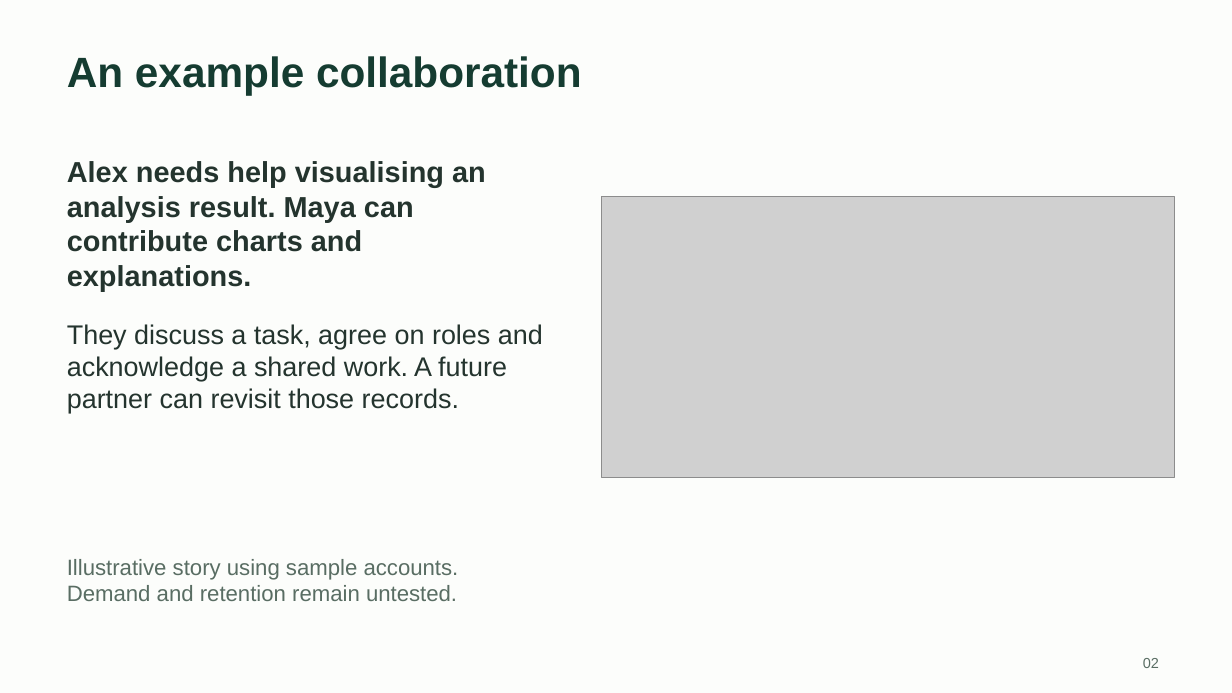
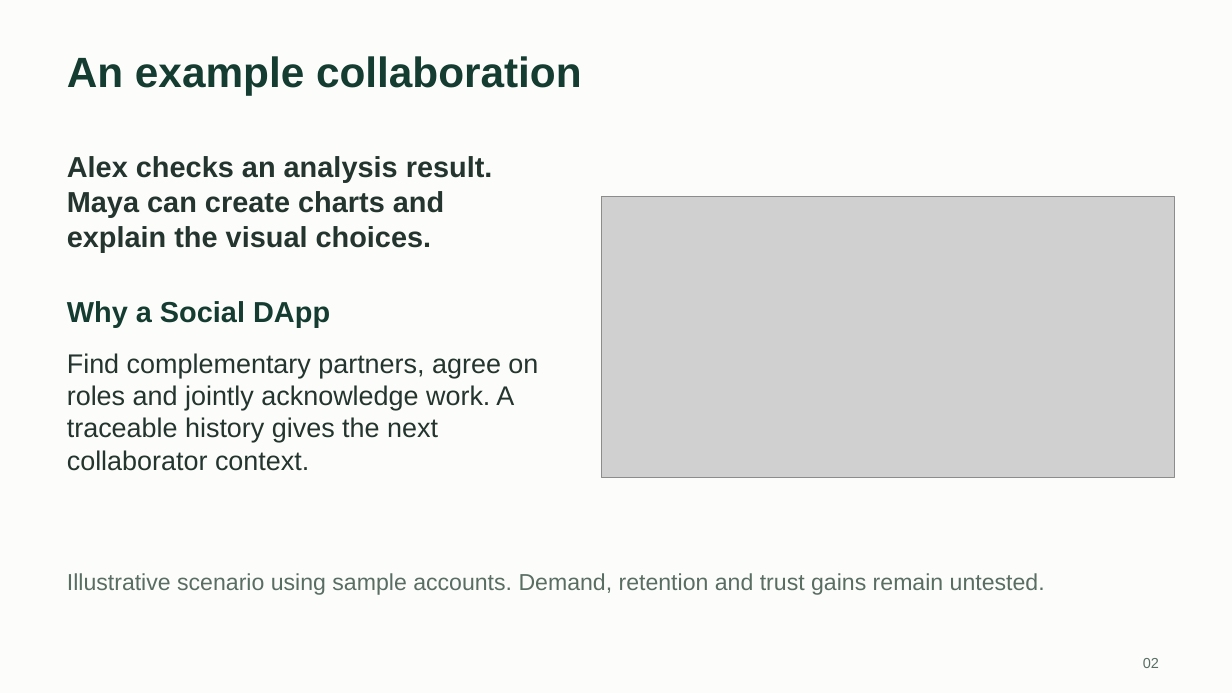
Before and after one commit to Zqqq-qq/comp7610-agentledger, a slide deck: slide 2 of docs/project/5-AgentLedger-Slides.pptx. Drawn at 1232x693 pixels with LibreOffice and Linux fonts; fonts in the diff are those of the drawing; grey boxes stand for pictures. Boxes give left, top, right and bottom in pixels: in the first picture for what was removed or moved away, otherwise in the second. Text is boxed around its words. In the diff, an @@ line names an element or a change of style, - is before the commit and + after.

Commit message:
docs: improve presentation story, readability and evidence

```diff
--- a/docs/project/5-AgentLedger-Slides.pptx
+++ b/docs/project/5-AgentLedger-Slides.pptx
@@ text at (67,156,493,252): text changed @@
-Alex needs help visualising an analysis result. Maya can contribute charts and explanations.
+Alex checks an analysis result. Maya can create charts and explain the visual choices.
@@ text added at (67,301,330,327), 22.5 pt, text #153C31, bold @@
+Why a Social DApp
@@ text at (67,353,538,471): text changed @@
-They discuss a task, agree on roles and acknowledge a shared work. A future partner can revisit those records.
+Find complementary partners, agree on roles and jointly acknowledge work. A traceable history gives the next collaborator context.
@@ text at (67,573,1045,595): text changed; size 17.2 to 18 pt @@
-Illustrative story using sample accounts.
-Demand and retention remain untested.
+Illustrative scenario using sample accounts. Demand, retention and trust gains remain untested.
```
Also in this commit, not shown: 6 other slides changed, 3 slides added, 2 slides removed, 7 other files.
